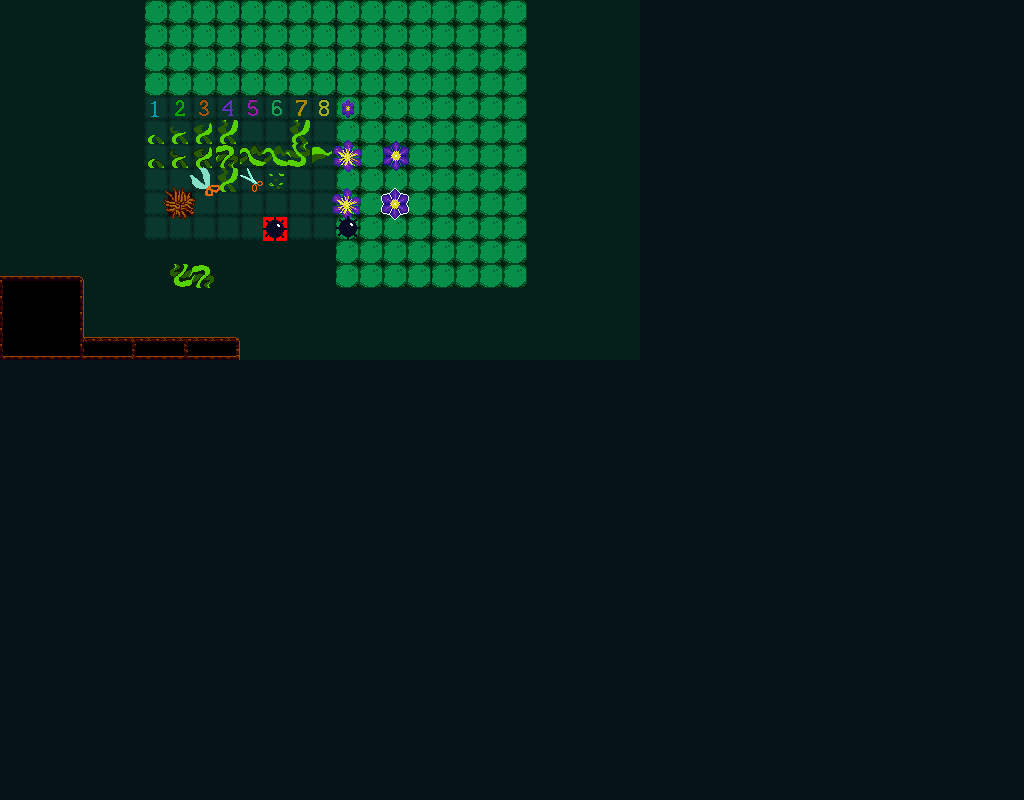
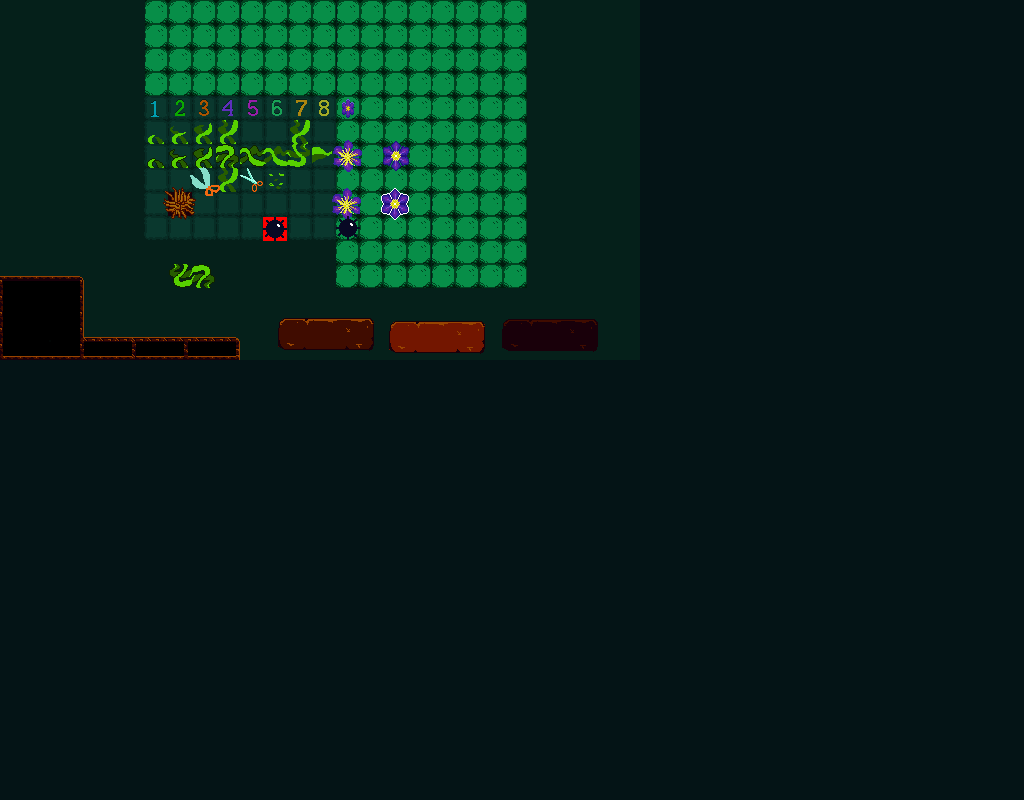
Layered file, before and after one edit (1024 x 800). Changes by layer:
added layer "button_up.png" in group "Layer Group" over [left=278, top=318, right=374, bottom=351]
added layer "button_over.png" in group "Layer Group" over [left=389, top=321, right=485, bottom=354]
added layer "button_down.png" in group "Layer Group" over [left=502, top=319, right=598, bottom=352]
